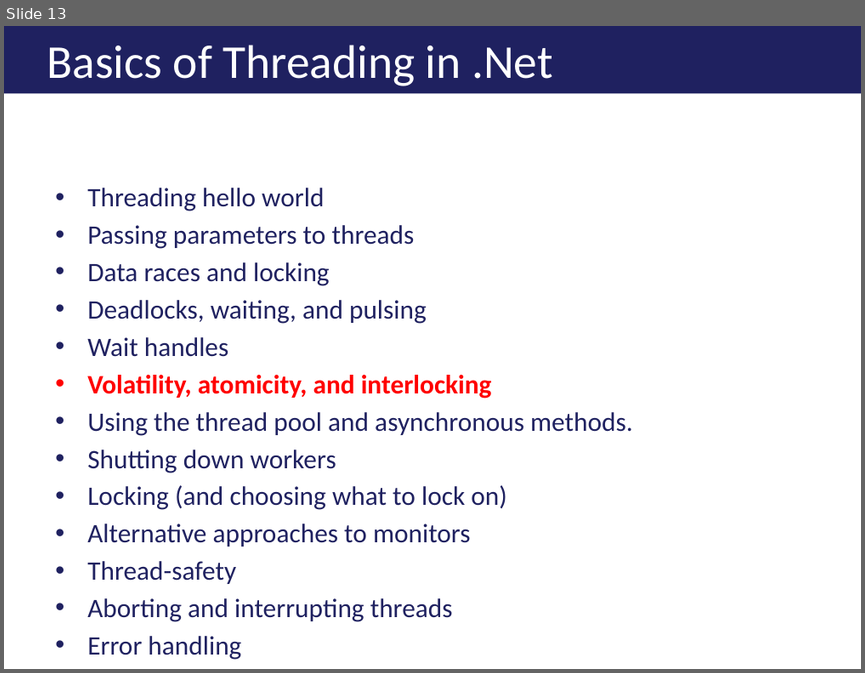
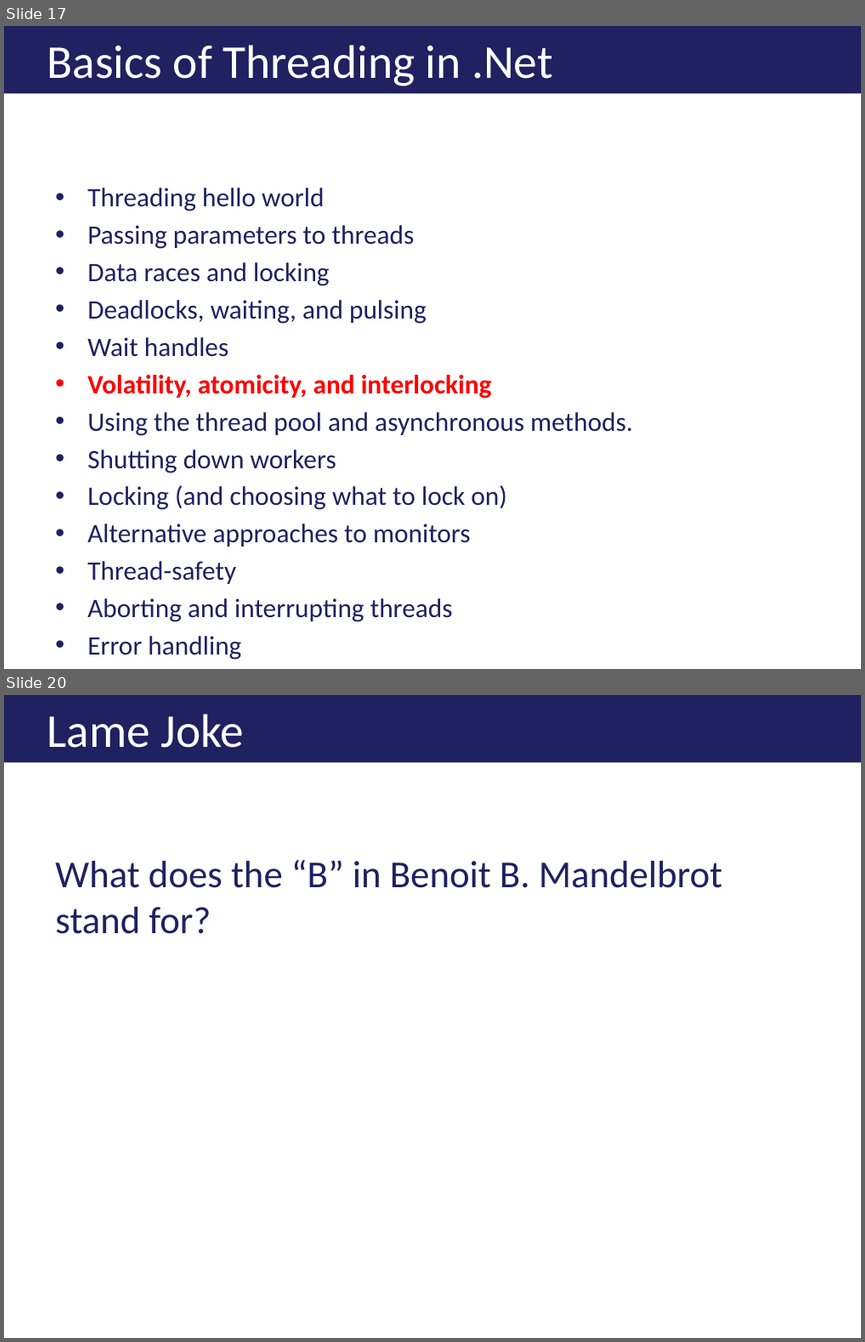
Before and after one commit to ericburcham/THasyINKnc, a slide deck: Presentation/THasINKync.pptx. Shown one above the other, each under a label of ours: slide 13 before the commit, slides 17 and 20 after it; the slides between them are not shown. The pictures are 865x673 and 865x1342 pixels, drawn with LibreOffice and Linux fonts; fonts in the diff are those of the drawing; background and template pictures are left out. Boxes give left, top, right and bottom in pixels: in the first picture for what was removed or moved away, otherwise in the second. Text is boxed around its words. In the diff, an @@ line names an element or a change of style, - is before the commit and + after.

```diff
--- a/Presentation/THasINKync.pptx
+++ b/Presentation/THasINKync.pptx
@@ slide 20 added at [4, 695, 861, 1338], background #FFFFFF @@
@@ title added at [4, 695, 861, 763], fill #1F2160, 39.6 pt, text #FFFFFF @@
+Lame Joke
@@ text added at [55, 860, 722, 934], 32 pt, text #1F2160 @@
+What does the “B” in Benoit B. Mandelbrot stand for?
@@ what was slide 13 is now slide 17 @@
```
Also in this commit, not shown: 1 slide changed, 8 other slides added.
